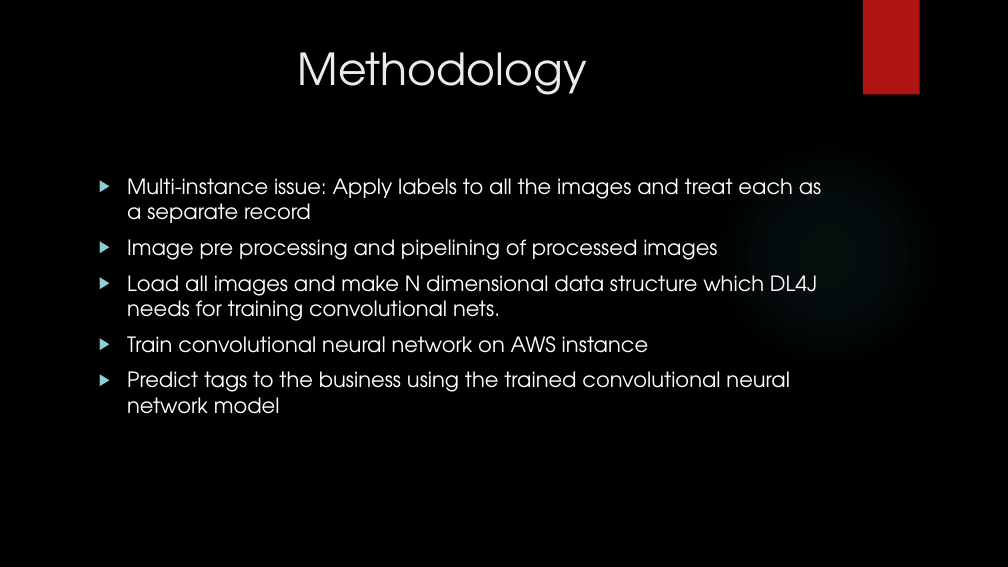
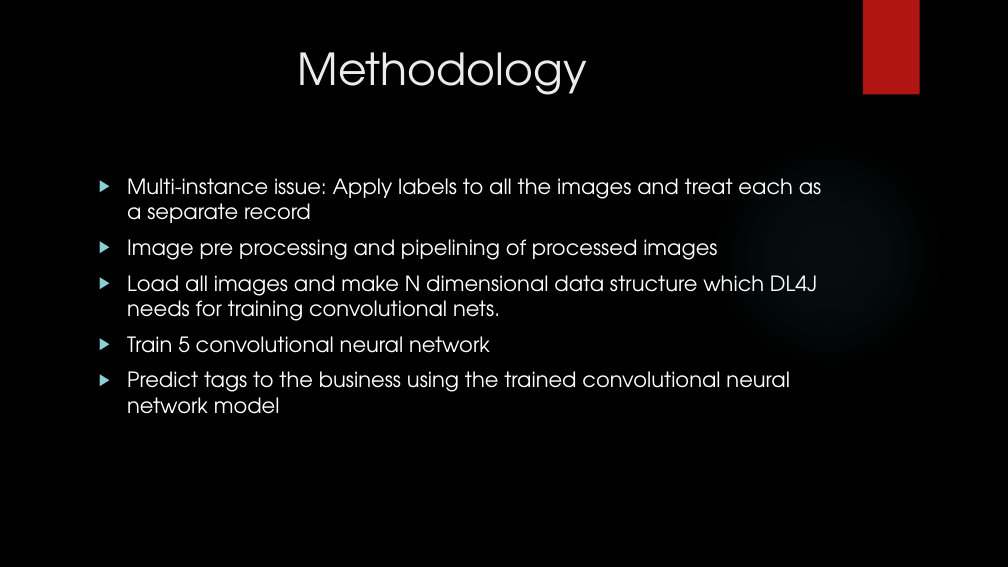
Before and after one commit to kartikmehta09/ImageClassifierUsingScalaAndDeepLearning, a slide deck: slide 5 of Yelp_Image_Classification_Project_Planning.pptx. Drawn at 1008x567 pixels with LibreOffice and Linux fonts; fonts in the diff are those of the drawing; background and template pictures are left out. Boxes give left, top, right and bottom in pixels: in the first picture for what was removed or moved away, otherwise in the second. Text is boxed around its words. In the diff, an @@ line names an element or a change of style, - is before the commit and + after.

```diff
--- a/Yelp_Image_Classification_Project_Planning.pptx
+++ b/Yelp_Image_Classification_Project_Planning.pptx
@@ text at <box>127,336,490,353</box>: text changed @@
-▶ Train convolutional neural network on AWS instance
+▶ Train 5 convolutional neural network
```
Also in this commit, not shown: 5 other slides changed.
